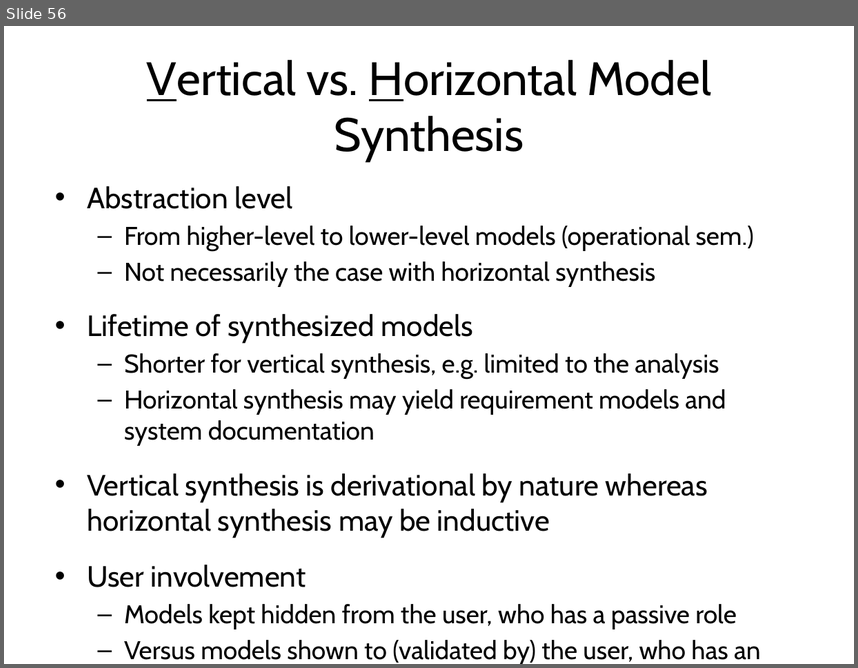
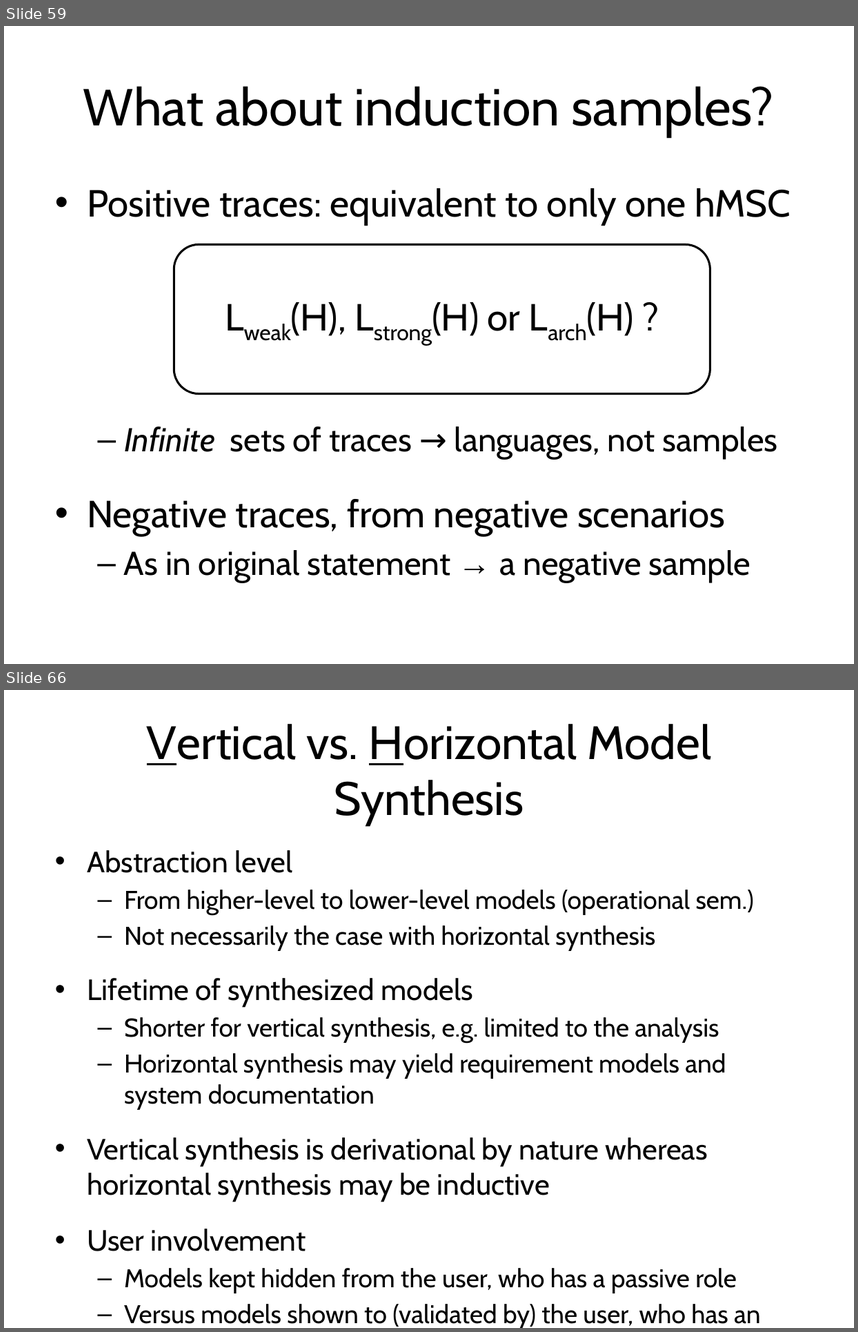
Before and after one commit to blambeau/phd, a slide deck: private-defense/slides.pptx. Shown one above the other, each under a label of ours: slide 56 before the commit, slides 59 and 66 after it; the slides between them are not shown. The pictures are 858x668 and 858x1332 pixels, drawn with LibreOffice and Linux fonts; fonts in the diff are those of the drawing. Boxes give left, top, right and bottom in pixels: in the first picture for what was removed or moved away, otherwise in the second. Text is boxed around its words. In the diff, an @@ line names an element or a change of style, - is before the commit and + after.

```diff
--- a/private-defense/slides.pptx
+++ b/private-defense/slides.pptx
@@ slide 59 added at bbox=[4, 26, 854, 664], background #FFFFFF @@
@@ title added at bbox=[83, 86, 774, 136], 44 pt, text #000000 @@
+What about induction samples?
@@ text added at bbox=[87, 188, 791, 459], 28 pt, text #000000 @@
+• Positive traces: equivalent to only one hMSC
+  – Infinite sets of traces → languages, not samples
@@ rounded rectangle added at bbox=[174, 245, 711, 393], fill #FFFFFF, outline #000000 1.75 pt, 32 pt, text #000000 @@
+Lweak(H), Lstrong(H) or Larch(H) ?
@@ text added at bbox=[87, 499, 751, 583], 28 pt, text #000000 @@
+• Negative traces, from negative scenarios
+  – As in original statement → a negative sample
@@ what was slide 56 is now slide 66 @@
```
Also in this commit, not shown: 13 slides changed, 11 other slides added, 6 slides removed.
